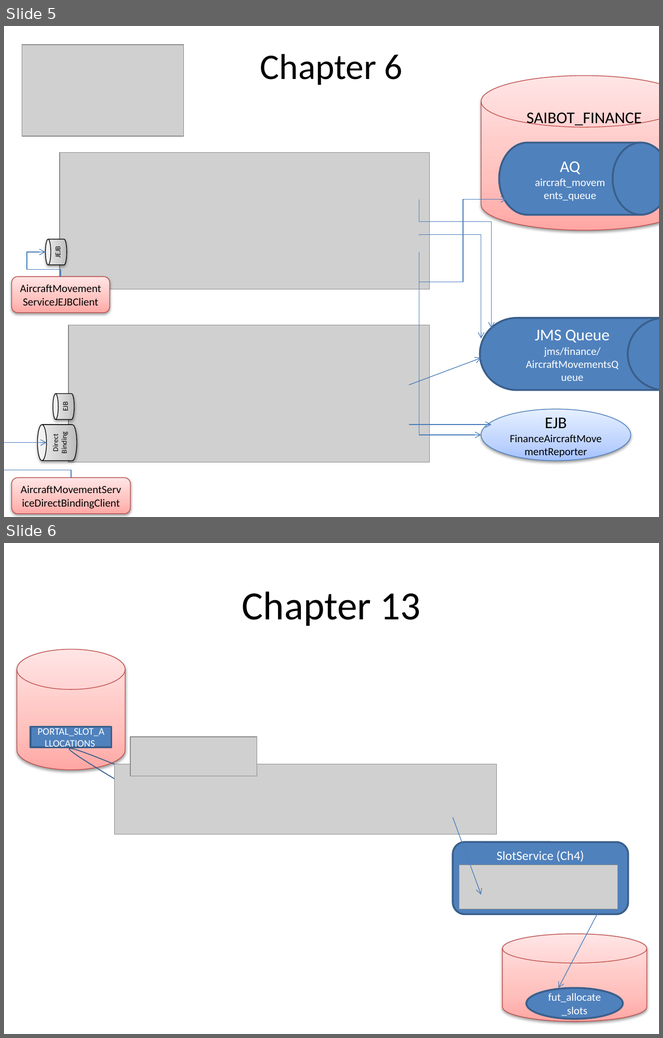
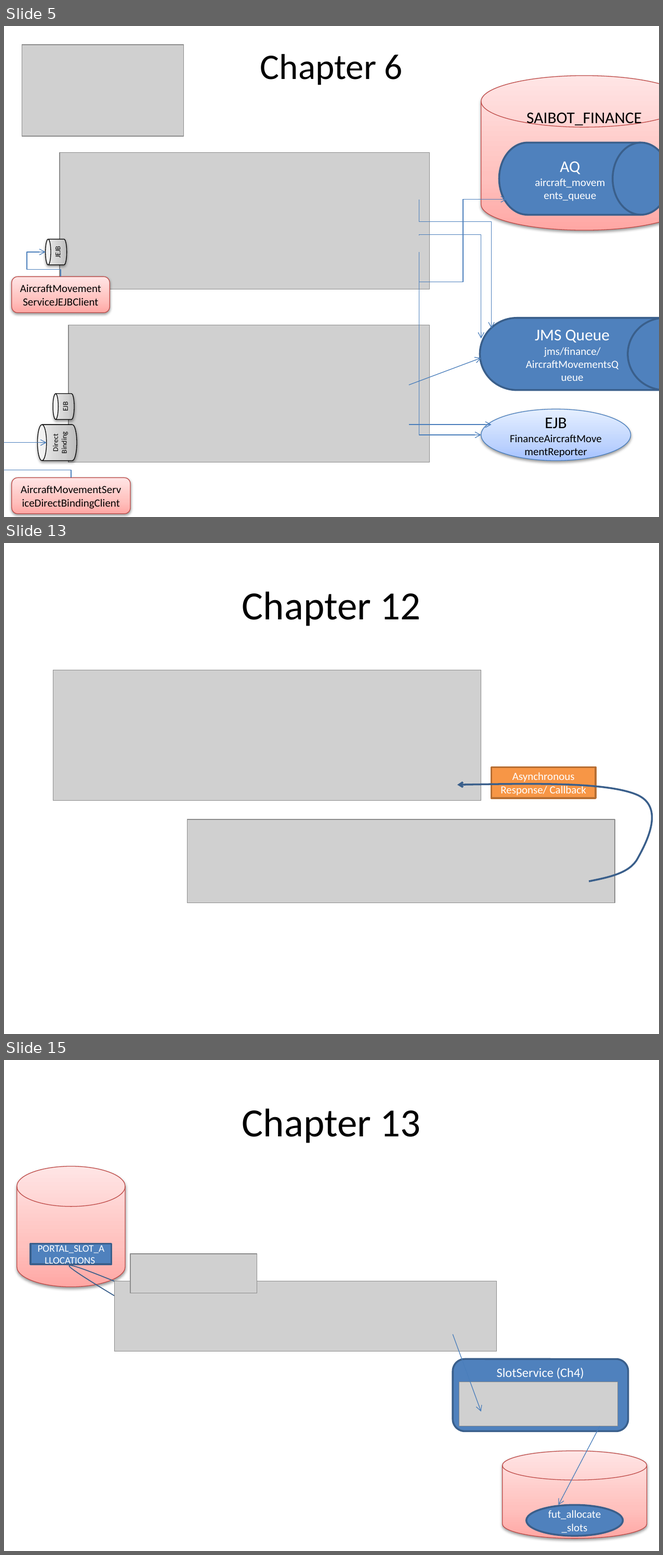
Before and after one commit to lucasjellema/soasuitehandbook, a slide deck: ChapterOverviews_picturesOfService.pptx. Shown one above the other, each under a label of ours: slides 5 and 6 before the commit, slides 5, 13 and 15 after it; the slides between them are not shown. The pictures are 663x1038 and 663x1555 pixels, drawn with LibreOffice and Linux fonts; fonts in the diff are those of the drawing; grey boxes stand for pictures. Boxes give left, top, right and bottom in pixels: in the first picture for what was removed or moved away, otherwise in the second. Text is boxed around its words. In the diff, an @@ line names an element or a change of style, - is before the commit and + after.

Commit message:
Added screenshots for chapters 8-13

```diff
--- a/ChapterOverviews_picturesOfService.pptx
+++ b/ChapterOverviews_picturesOfService.pptx
@@ slide 13 added at [4,543,659,1034], background #FFFFFF @@
@@ title added at [242,591,421,626], 44 pt, text #000000 @@
+Chapter 12
@@ picture added at [53,670,481,800] @@
@@ rectangle added at [491,767,596,798], fill #F79646, outline #B76F34 2 pt, 12 pt, text #FFFFFF @@
+Asynchronous Response/ Callback
@@ freeform shape added at [457,784,652,882], outline #3A5F8C 2 pt @@
@@ picture added at [188,820,616,903] @@
@@ what was slide 6 is now slide 15 @@
```
Also in this commit, not shown: 10 other slides added.
